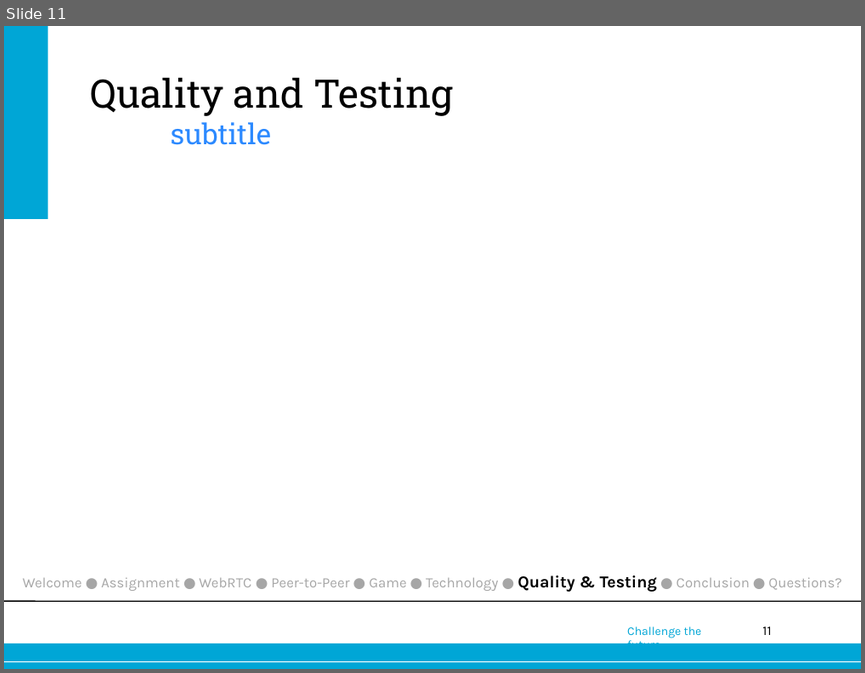
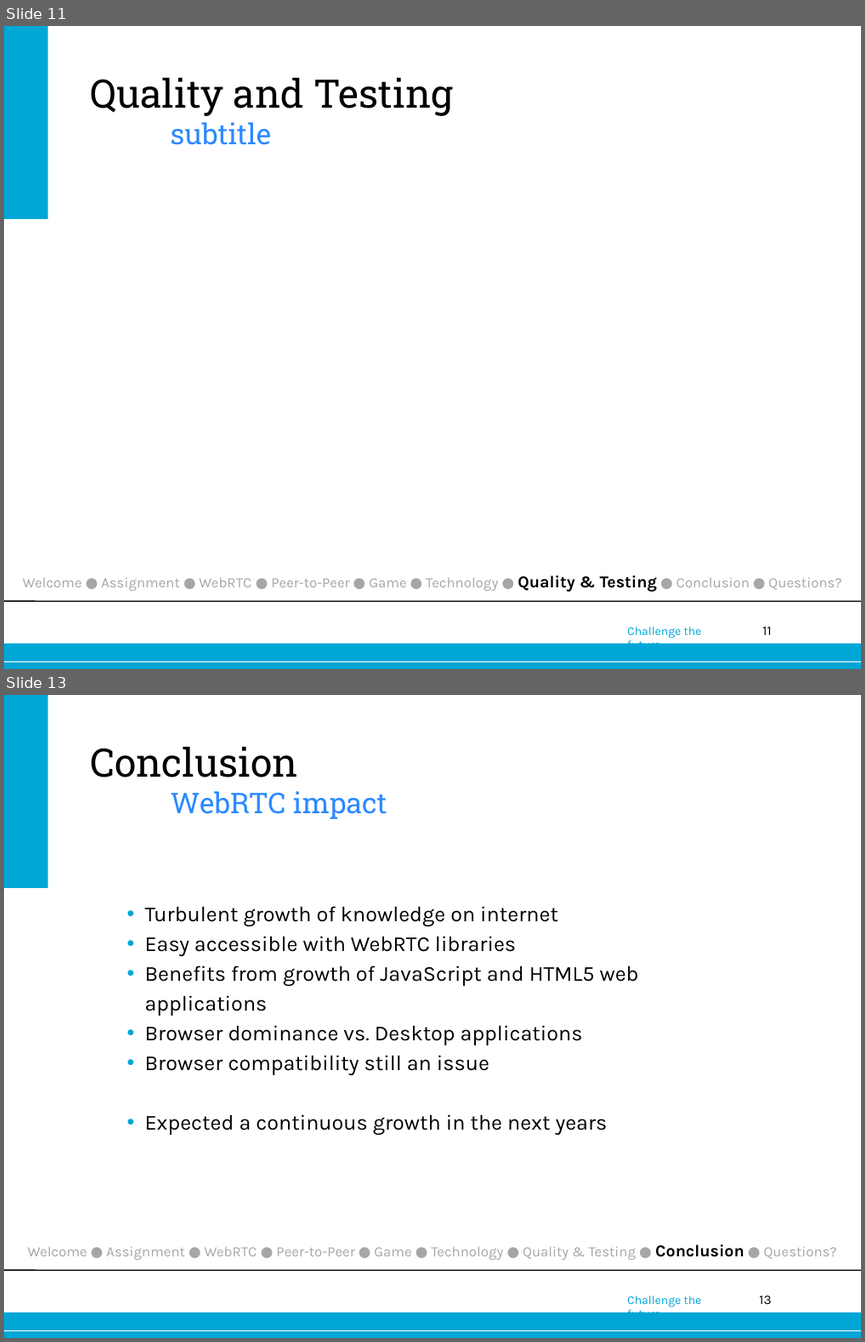
Before and after one commit to joostverdoorn/webrtc, a slide deck: documents/Eindpresentatie/webrtc.pptx. Shown one above the other, each under a label of ours: slide 11 before the commit, slides 11 and 13 after it; the slides between them are not shown. The pictures are 865x673 and 865x1342 pixels, drawn with LibreOffice and Linux fonts; fonts in the diff are those of the drawing; background and template pictures are left out. Boxes give left, top, right and bottom in pixels: in the first picture for what was removed or moved away, otherwise in the second. Text is boxed around its words. In the diff, an @@ line names an element or a change of style, - is before the commit and + after.

Commit message:
conclusion in presentation & now working qr code

```diff
--- a/documents/Eindpresentatie/webrtc.pptx
+++ b/documents/Eindpresentatie/webrtc.pptx
@@ slide 13 added at bbox=[4, 695, 861, 1338], background #FFFFFF; not listed: 6 template elements that a slide beside it also shows @@
@@ title added at bbox=[90, 746, 387, 819], 24 pt, text #2B89FF @@
+Conclusion
+WebRTC impact
@@ text added at bbox=[145, 906, 639, 1135], 18 pt, text #000000 @@
+  • Turbulent growth of knowledge on internet
+  • Easy accessible with WebRTC libraries
+  • Benefits from growth of JavaScript and HTML5 web applications
+  • Browser dominance vs. Desktop applications
+  • Browser compatibility still an issue
+  • Expected a continuous growth in the next years
@@ text added at bbox=[28, 1244, 837, 1259], 12 pt, text #A6A6A6 @@
+Welcome ● Assignment ● WebRTC ● Peer-to-Peer ● Game ● Technology ● Quality & Testing ● Conclusion ● Questions?
```
Also in this commit, not shown: 3 slides changed, 4 other files.
